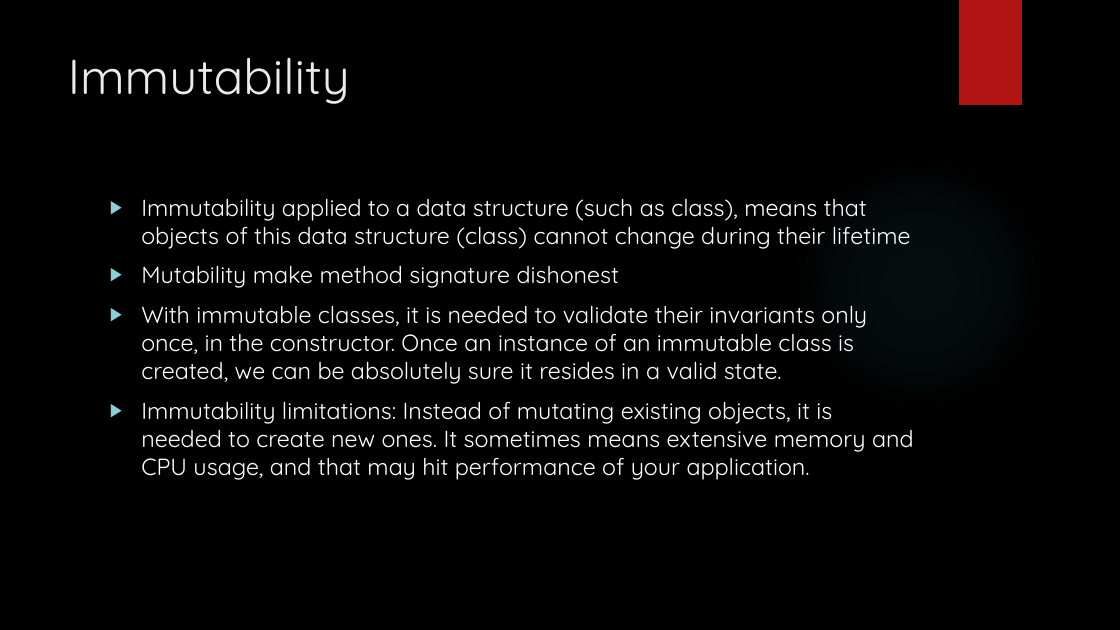
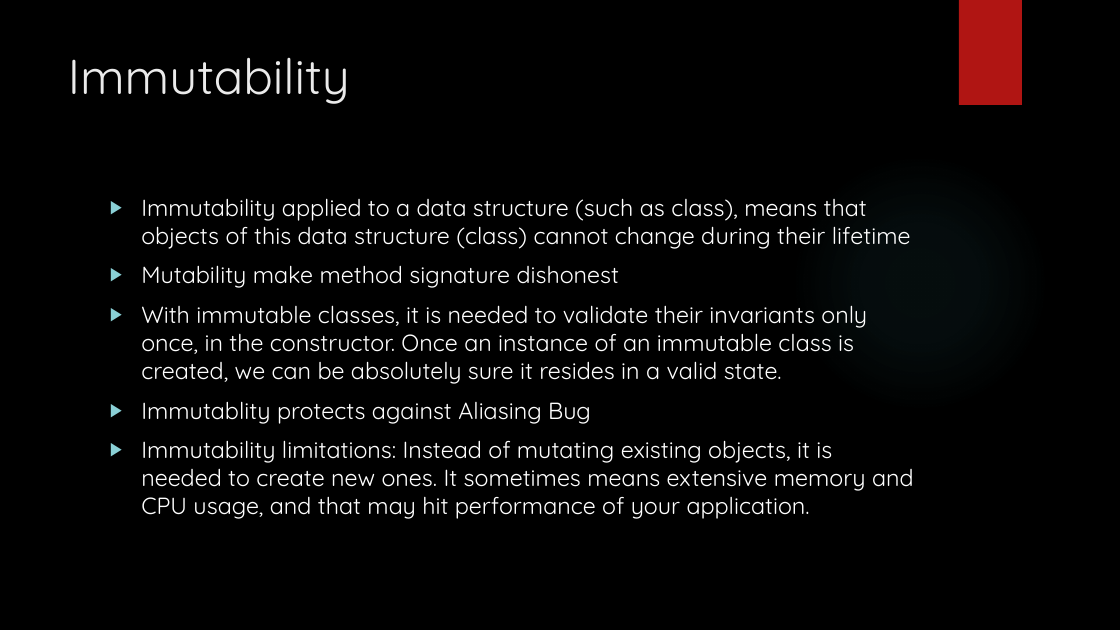
Before and after one commit to tomekjanicki/fpdemo, a slide deck: slide 8 of Presentation.pptx. Drawn at 1120x630 pixels with LibreOffice and Linux fonts; fonts in the diff are those of the drawing; background and template pictures are left out. Boxes give left, top, right and bottom in pixels: in the first picture for what was removed or moved away, otherwise in the second. Text is boxed around its words. In the diff, an @@ line names an element or a change of style, - is before the commit and + after.

Commit message:
add aliasing bug example

```diff
--- a/Presentation.pptx
+++ b/Presentation.pptx
@@ text at (141, 401, 591, 424): paragraph added @@
+▶ Immutablity protects against Aliasing Bug
```
Also in this commit, not shown: 5 other files.
